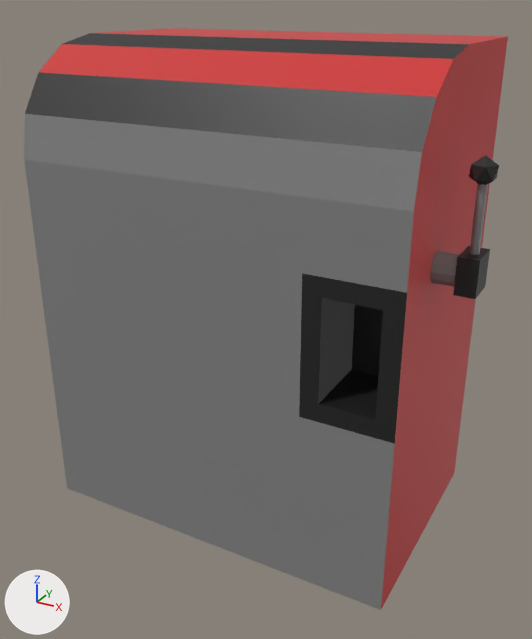
An edit to the Blender file blender_models/machine.blend, drawn before and after from the same camera.
Before and after are seen from a 50 mm camera at (1.18, -2.2, 1.82) aimed at (0.01, -0.06, 0.75). The axes (+X, +Y, +Z) are drawn at lower left. The lights are the same throughout.

The first picture shows 'Cylinder', 'machine'.
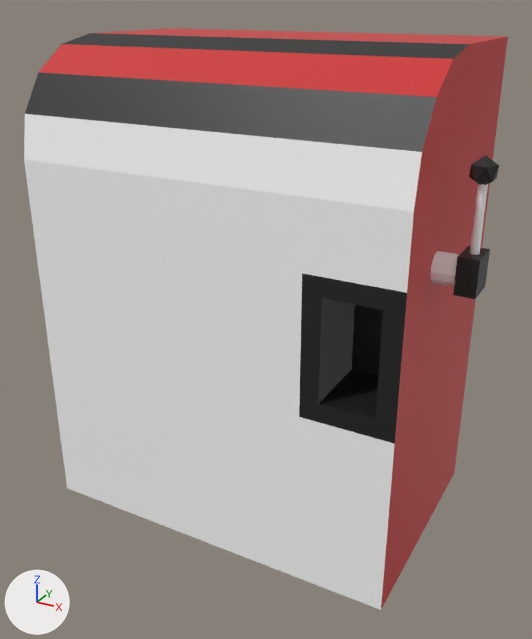
Commit message: Nieuwe machine toegevoegd

The change, as a diff of the scene's bpy script:
```diff
--- a/blender_models/machine.blend.py
+++ b/blender_models/machine.blend.py
@@ mat_grey @@
 mat_grey = principled_material('grey')
-mat_grey.base_color = (0.233, 0.233, 0.233)  # grey #858585
+mat_grey.base_color = (1.0, 1.0, 1.0)  # white #ffffff
```

Pixel boxes (x1, y1, x2, y2) of what changed, in the pictures (532 x 639 px):
'machine', recoloured
    both: (24, 111, 490, 610)
